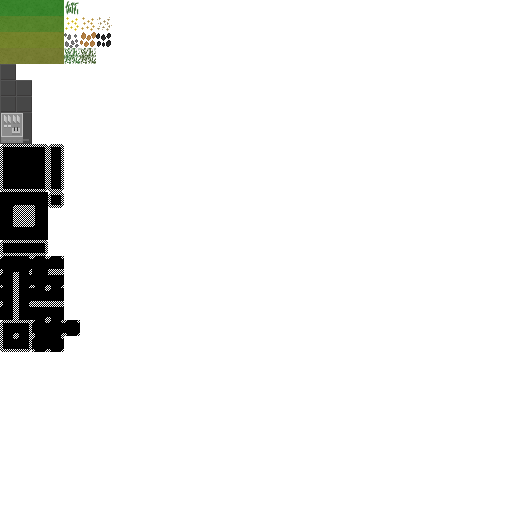
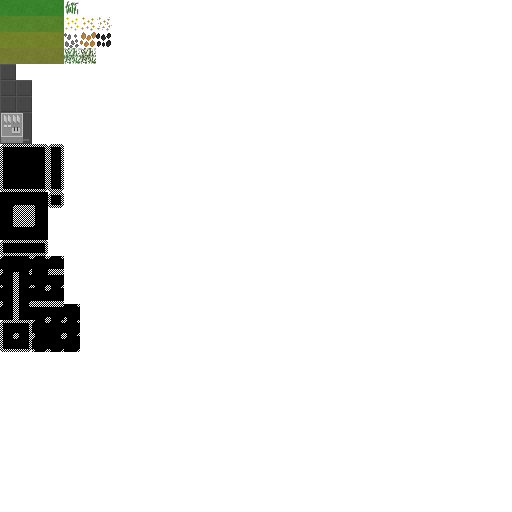
Layers edited between the first and the second 512×512 image:
painted on "fog" (5th of 5) over [64, 304, 80, 352]
painted on "grass_dead_2" over [64, 304, 80, 352]
painted on "grass_pollution_stage_2_2" over [64, 304, 80, 352]
painted on "grass_pollution_stage_1_2" over [64, 304, 80, 352]
